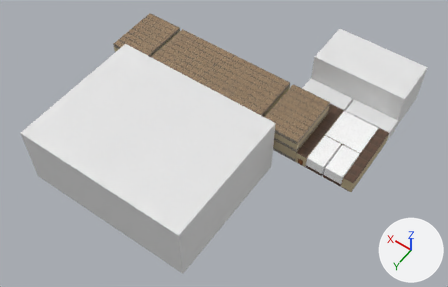
The Blender file res/models/pb_lobby/pb_lobby.blend: old version first, new version second.
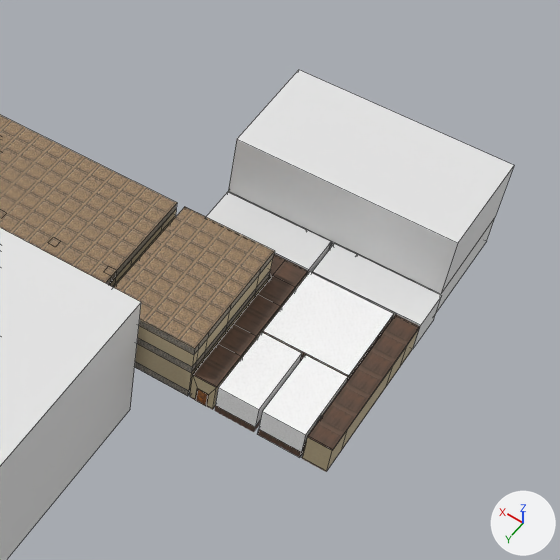
Each version appears first whole from a 50 mm camera at (-70.0, 85.8, 127.5) aimed at (-11.4, 3.9, -1.3), and next in a close-up on the part from 49% to 100% of the width and 0% to 80% of the height. Every picture has the same lights, and +X, +Y and +Z are marked at lower right. The close-ups show mesh edges as thin lines.
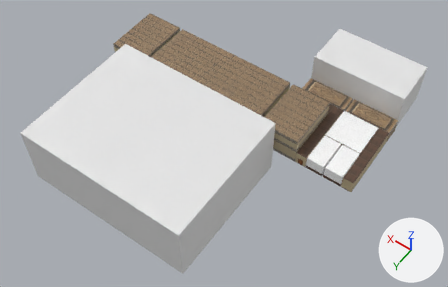
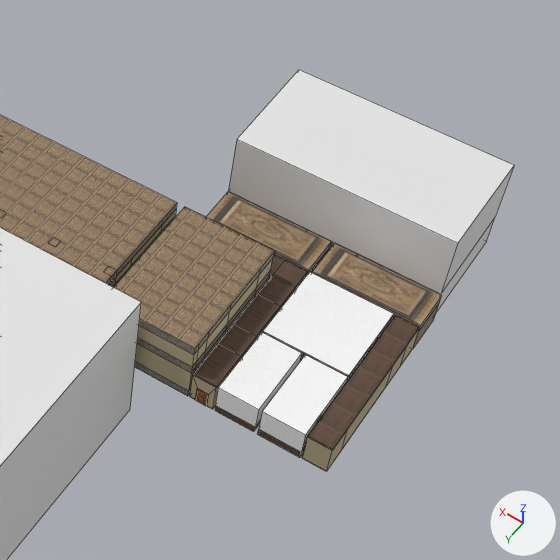
The change in detail:
Picture 'tile1.png' (img_tile1_png) is new.
Material 'tile1' (mat_tile1) is new.
Its texture is img_tile1_png.
me_plane_097 has 4 vertices, 1 face and spans x -14.0..-1.2, y -4.0..1.0, z 4.0.
me_plane_097 now uses material mat_ceiling1 (picture img_ceiling1_png).
me_plane_098 has 4 vertices, 1 face and spans x -1.0..12.0, y -4.0..1.0, z 4.0.
me_plane_098 now uses material mat_ceiling1 (picture img_ceiling1_png).
Mesh me_plane_066 is new.
It has 8 vertices, 4 faces and spans x -14.0..-1.2, y -4.0..1.0, z 3.0..4.0.
It uses material mat_tile1 (picture img_tile1_png).
Mesh me_plane_065 is new.
It has 8 vertices, 4 faces and spans x -1.0..12.0, y -4.0..1.0, z 3.0..4.0.
It uses material mat_tile1 (picture img_tile1_png).
Object 'Plane.135' (ob_plane_135) is new; it shows me_plane_066.
Its location is (-32.2, -21.2, 0.0).
Object 'Plane.134' (ob_plane_134) is new; it shows me_plane_065.
Its location is (-32.0, -21.2, 0.0).

Location of each change, (x1, y1, x2, y2) in pixels of the close-ups (560 x 560 px):
'Plane.091', recoloured (white to brown): (312, 243, 442, 325) in both
'Plane.092', recoloured (white to brown): (206, 192, 331, 270) in both
'Plane.135', added: after (312, 272, 442, 330)
'Plane.134', added: after (274, 242, 331, 274)
